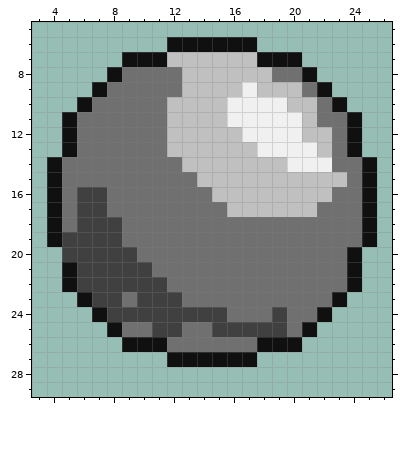
Pixel-art sprite: 絵/item_001.png. Above is the file before it was changed.
The file is 32x32 pixels. Shown: x 3..26, y 5..29.
Once edited:
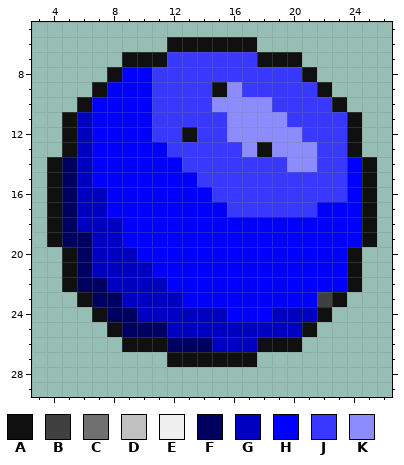
Palette (. is transparent): A #101010  B #404040  C #707070  D #c0c0c0  E #f0f0f0  F #000060  G #0000c0  H #0000fe  J #3838ff  K #8c8cff
Diff:
@@ x 3..26 @@
  6 .........AAAAAA.........
- 7 ......AAADDDDDDAAA......
- 8 .....ACCCCDDDDDDCCA.....
- 9 ....ACCCCCDDDDEDDDCA....
-10 ...ACCCCCDDDDEEEEDDCA...
-11 ..ACCCCCCDDDDEEEEEDCCA..
-12 ..ACCCCCCDDDDDEEEEDDCA..
-13 ..ACCCCCCDDDDDDEEEEDCA..
-14 .ACCCCCCCCDDDDDDDEEECCA.
-15 .ACCCCCCCCCDDDDDDDDDDCA.
-16 .ACBBCCCCCCCDDDDDDDDCCA.
-17 .ACBBCCCCCCCCDDDDDDCCCA.
-18 .ACBBBCCCCCCCCCCCCCCCCA.
-19 .ABBBBCCCCCCCCCCCCCCCCA.
-20 ..BBBBBCCCCCCCCCCCCCCA..
-21 ..ABBBBBCCCCCCCCCCCCCA..
-22 ..ABBBBBBCCCCCCCCCCCCA..
-23 ...ABBCBBBCCCCCCCCCCA...
-24 ....ABBBBBBBBCCCBCCA....
-25 .....ACCBBCCBBBBBCA.....
-26 ......AAACCCCCCAAA......
+ 7 ......AAAJJJJJJAAA......
+ 8 .....AHHJJJJJJJJJJA.....
+ 9 ....AHHHJJJJAKJJJJJA....
+10 ...AHHHHJJJJKKKKJJJJA...
+11 ..AGHHHHJJJJJKKKKJJJJA..
+12 ..AGHHHHJJAJJKKKKKJJJA..
+13 ..AGHHHHHJJJJJKAKKKJJA..
+14 .AFGHHHHHHJJJJJJJKKJJHA.
+15 .AFGHHHHHHHJJJJJJJJJJHA.
+16 .AFGGHHHHHHHJJJJJJJJJHA.
+17 .AFGGHHHHHHHHJJJJJJHHHA.
+18 .AFGGGHHHHHHHHHHHHHHHHA.
+19 .AFFGGHHHHHHHHHHHHHHHHA.
+20 ..AFGGGHHHHHHHHHHHHHHA..
+21 ..AFGGGGHHHHHHHHHHHHHA..
+22 ..AFFGGGGHHHHHHHHHHHHA..
+23 ...AFFGGGGHHHHHHHHHBA...
+24 ....AFFGGGGGGHHHGGGA....
+25 .....AFFFGGGGGGGGGA.....
+26 ......AAAFFFGGGAAA......
 27 .........AAAAAA.........
Boxes around the changes in both pictures, in picture pixels (x1, y1, x2, y2):
changed: (62, 52, 362, 352)
